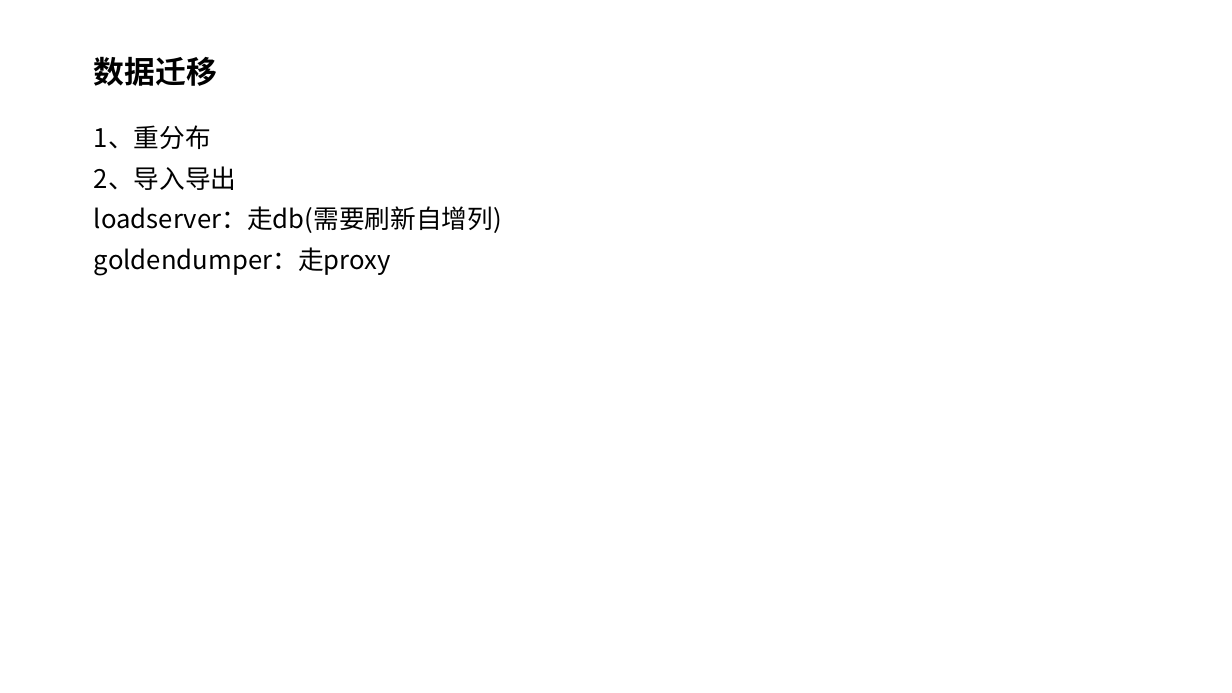
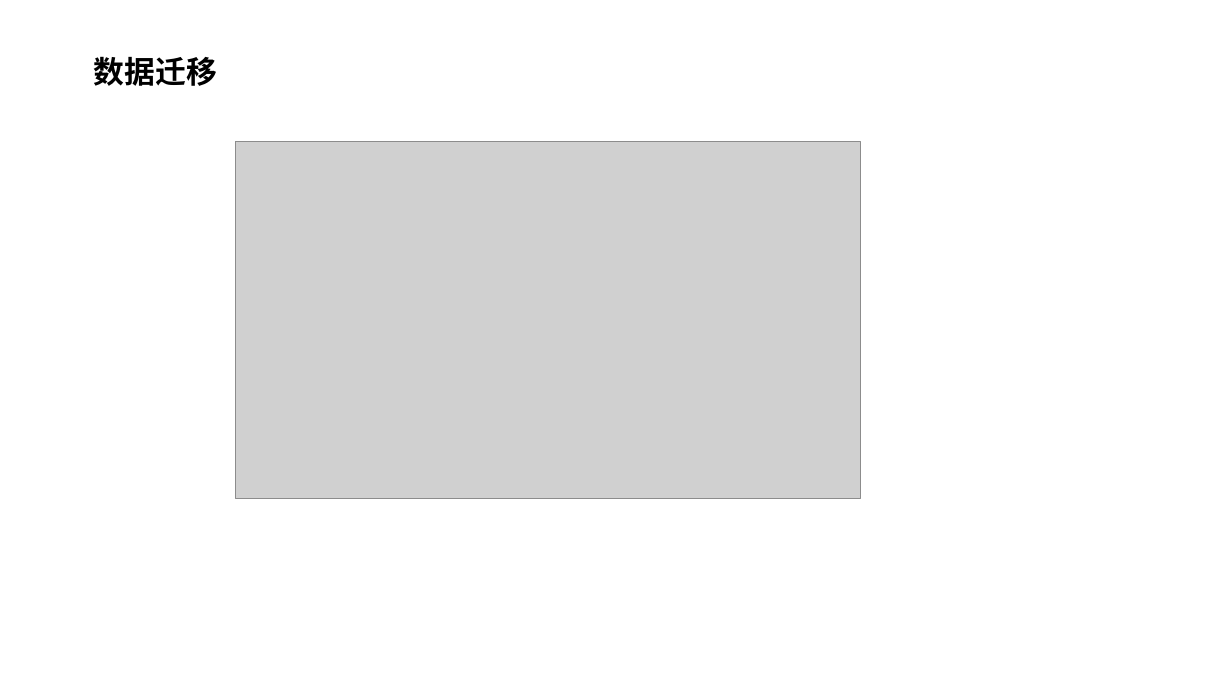
Before and after one commit to yedushusheng/mysql-learning, a slide deck: slide 33 of 28. OLTP/GoldenDB分布式数据库.pptx (slide 35 before the commit). Drawn at 1232x693 pixels with LibreOffice and Linux fonts; fonts in the diff are those of the drawing; grey boxes stand for pictures. Boxes give left, top, right and bottom in pixels: in the first picture for what was removed or moved away, otherwise in the second. Text is boxed around its words. In the diff, an @@ line names an element or a change of style, - is before the commit and + after.

```diff
--- a/28. OLTP/GoldenDB分布式数据库.pptx
+++ b/28. OLTP/GoldenDB分布式数据库.pptx
@@ text removed at (94,125,502,276) @@
-1、重分布
-2、导入导出
-loadserver：走db(需要刷新自增列)
-goldendumper：走proxy
@@ picture added at (236,141,860,499) @@
```
Also in this commit, not shown: 23 other slides changed, 4 slides added, 6 slides removed.
